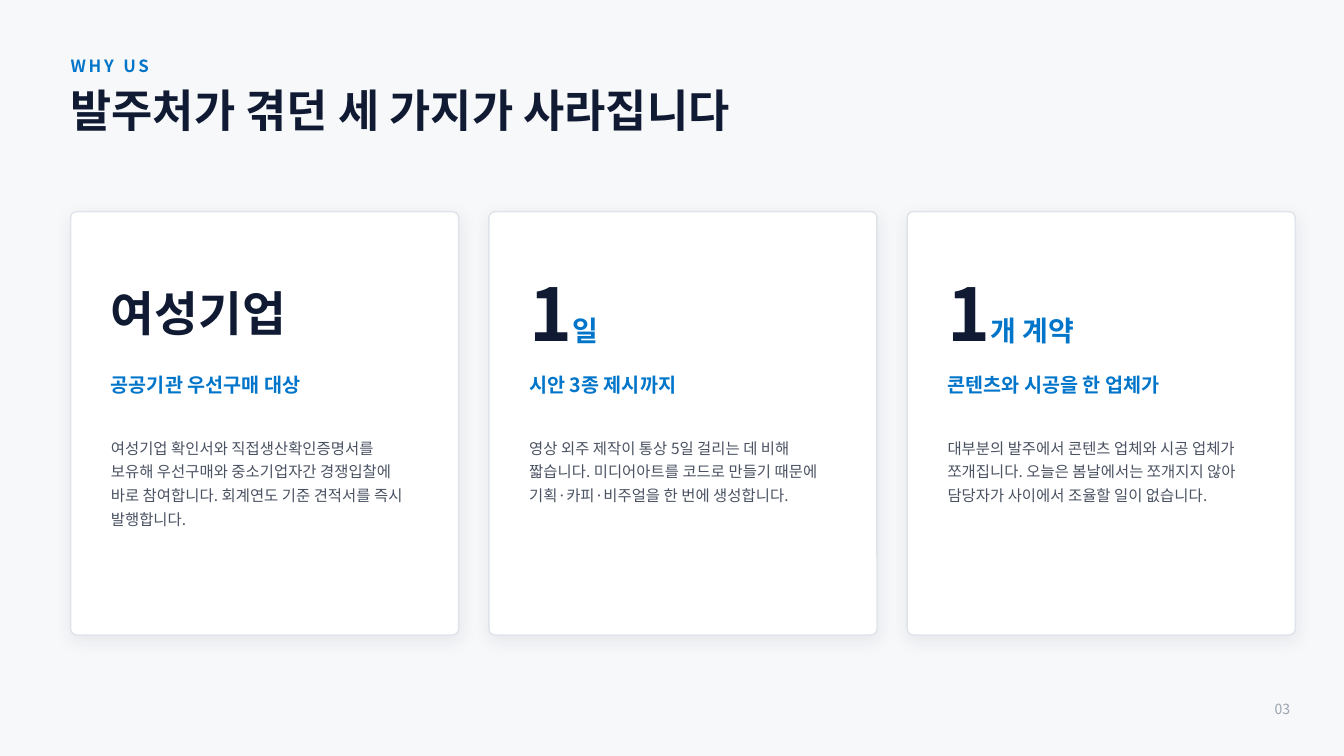
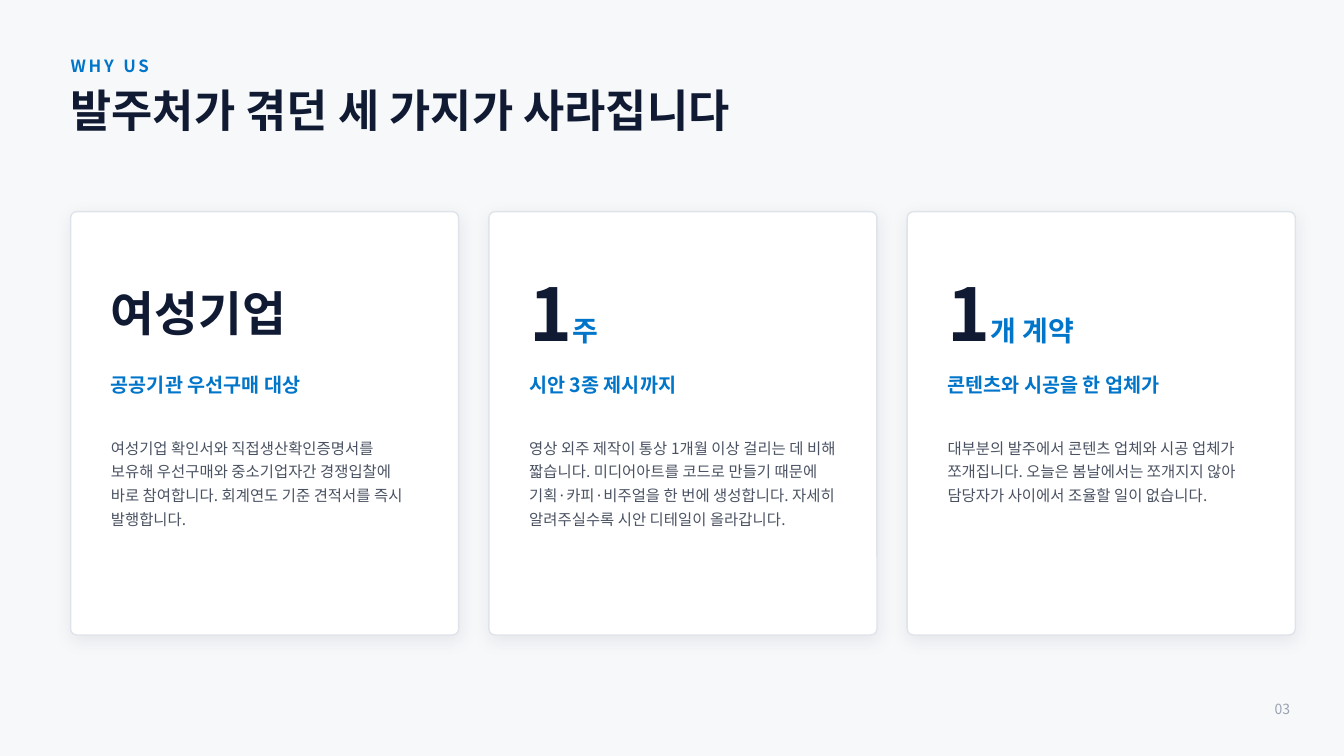
Before and after one commit to bradleyHong/oneul-bomnal, a slide deck: slide 3 of docs/오늘은봄날_회사소개서.pptx. Drawn at 1344x756 pixels with LibreOffice and Linux fonts; fonts in the diff are those of the drawing. Boxes give left, top, right and bottom in pixels: in the first picture for what was removed or moved away, otherwise in the second. Text is boxed around its words. In the diff, an @@ line names an element or a change of style, - is before the commit and + after.

```diff
--- a/docs/오늘은봄날_회사소개서.pptx
+++ b/docs/오늘은봄날_회사소개서.pptx
@@ text at [529,262,837,363]: text changed @@
-1일
+1주
@@ text at [529,441,835,526]: text changed @@
-영상 외주 제작이 통상 5일 걸리는 데 비해 짧습니다. 미디어아트를 코드로 만들기 때문에 기획·카피·비주얼을 한 번에 생성합니다.
+영상 외주 제작이 통상 1개월 이상 걸리는 데 비해 짧습니다. 미디어아트를 코드로 만들기 때문에 기획·카피·비주얼을 한 번에 생성합니다. 자세히 알려주실수록 시안 디테일이 올라갑니다.
```
Also in this commit, not shown: 8 other slides changed, 1 slide added, 1 other file.
